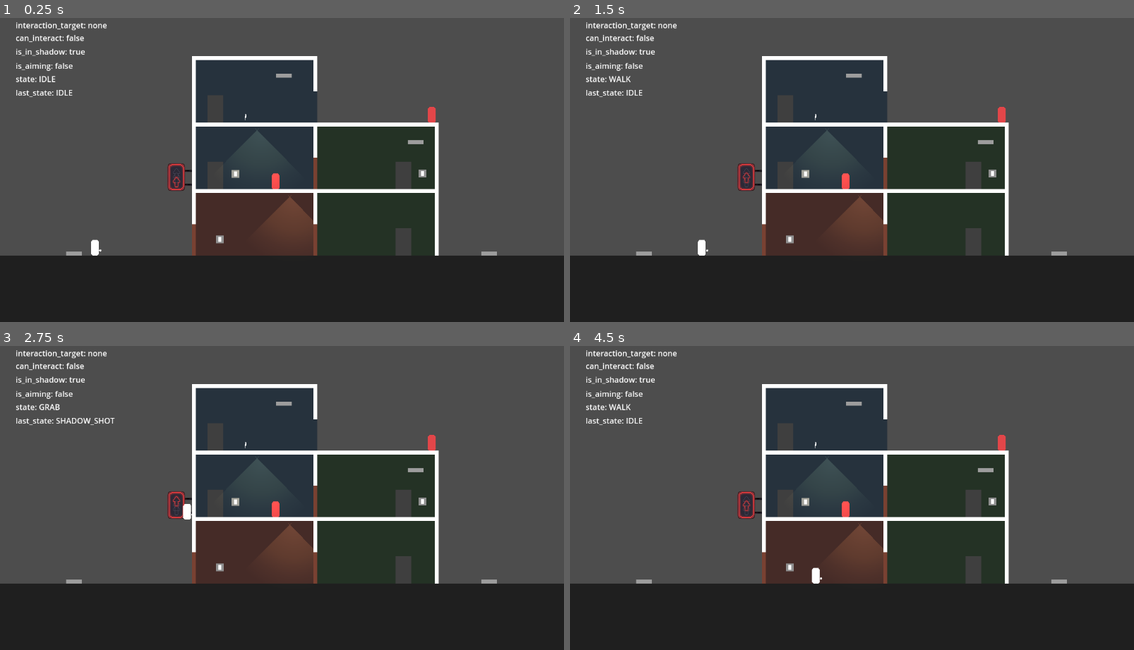
Above: before the commit, frames 1-4 (two rows, left to right).
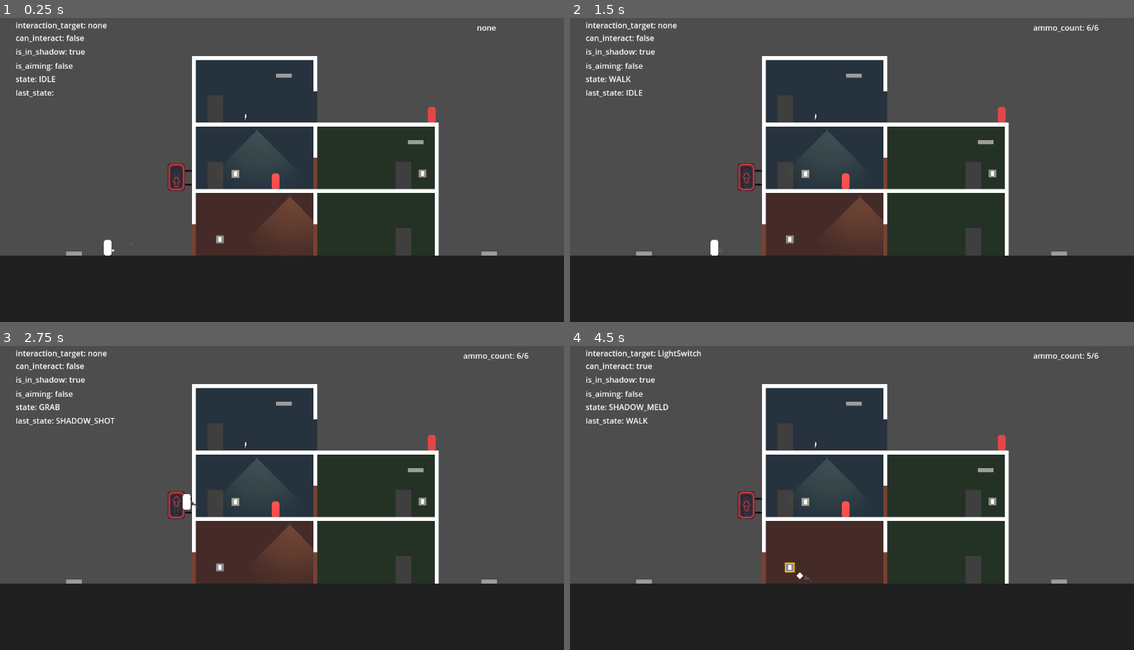
Above: after the commit, the same moments.

Repository: BernardoFPereira/projeto-integrador-2
Game: Godot game, scene res://test_level.tscn
The game is run twice, just before and just after one commit, with the same random seed, the same clock (stepped at 60 frames per second) and the same inputs. The engine's default icon, where the game draws it, is replaced by a stand-in: a white triangle on a blue panel in a dark square.
Inputs (mouse positions are in pixels of both pictures, inside the frame that each line leads up to):
- Up to frame 1 (0.25 s): no input
- Up to frame 2 (1.5 s): tap Enter (ui_accept) at 0.5, 0.77 s; move the mouse to (976, 148) at 0.52 s; hold Right mouse button (aim) 0.53-1.28 s; hold D (move_right) from 0.53 s (still down); tap E (interact) at 0.8, 1.35 s; move the mouse to (739, 179) at 1.27 s
- Up to frame 3 (2.75 s): tap Enter (ui_accept) at 1.52 s; click (169, 507) at 1.55 s; move the mouse to (338, 422) at 2.02 s; release D (move_right) at 2.03 s; press the mouse at (338, 422) at 2.03 s; hold A (move_left) from 2.03 s (still down); right-click (338, 422) at 2.3 s
- Up to frame 4 (4.5 s): tap Enter (ui_accept) at 2.75, 3.02, 3.77 s; move the mouse to (823, 555) at 2.77 s; release A (move_left) at 2.78 s; release the mouse at (823, 555) at 2.78 s; hold D (move_right) 2.78-4.28 s; tap Shift (activate_shadow_meld) at 2.85 s; tap E (interact) at 3.05, 4.35 s; move the mouse to (1021, 540) at 3.52 s; hold Right mouse button (aim) 3.53-4.28 s; click (1021, 540) at 3.8 s; move the mouse to (682, 443) at 4.27 s; hold A (move_left) from 4.28 s (still down)

The runs differ from the first frame. In frame 1, 0.2% of the frame differs, in the area x 10-88%, y 2-79%; in frame 2, 0.3%; in frame 3, 0.2%; in frame 4, 1.1%, in the area x 6-94%, y 1-79%.

Commit message:
Adicionado projeteis + impacto, contagem de balas. Faxina geral do projeto

Diff:
--- /dev/null
+++ b/Scenes/Weapons/Pistol.tscn
@@ -0,0 +1,45 @@
+[gd_scene load_steps=4 format=3 uid="uid://cmh1hpnuj0sd5"]
+
+[ext_resource type="Script" path="res://Scripts/weapon.gd" id="1_vfd6i"]
+[ext_resource type="Texture2D" uid="uid://cdu12y337278k" path="res://Sprites/suppressed.png" id="2_tdg36"]
+
+[sub_resource type="CapsuleShape2D" id="CapsuleShape2D_t08gl"]
+radius = 5.0
+height = 20.0
+
+[node name="Pistol" type="RigidBody2D"]
+collision_layer = 8
+collision_mask = 17
+freeze = true
+freeze_mode = 1
+script = ExtResource("1_vfd6i")
+weapon_type = "ranged"
+max_ammo = 6
+
+[node name="Polygon2D" type="Polygon2D" parent="."]
+visible = false
+polygon = PackedVector2Array(-1, -3, 0, -5, 15, -5, 15, -3, 5, -3, 4, -2, 2, -2, 1, 2, -2, 2, 0, -2)
+
+[node name="CollisionPolygon2D" type="CollisionPolygon2D" parent="."]
+polygon = PackedVector2Array(5, -1, 2, 4, -3, 3, -5, -5, 16, -5, 16, -2)
+
+[node name="InteractArea" type="Area2D" parent="."]
+collision_mask = 2
+
+[node name="CollisionShape2D" type="CollisionShape2D" parent="InteractArea"]
+position = Vector2(7, -2)
+rotation = 1.5708
+shape = SubResource("CapsuleShape2D_t08gl")
+
+[node name="Muzzle" type="Marker2D" parent="."]
+position = Vector2(16, -4)
+
+[node name="Sprite2D" type="Sprite2D" parent="."]
+texture_filter = 3
+position = Vector2(2, -1)
+scale = Vector2(2.37033, 2.34792)
+texture = ExtResource("2_tdg36")
+
+[connection signal="body_entered" from="." to="." method="_on_body_entered"]
+[connection signal="body_entered" from="InteractArea" to="." method="_on_interact_area_body_entered"]
+[connection signal="body_exited" from="InteractArea" to="." method="_on_interact_area_body_exited"]
--- /dev/null
+++ b/Scenes/Weapons/bullet.gd
@@ -0,0 +1,29 @@
+extends AnimatableBody2D
+
+var BULLET_SPEED := 4000
+var IMPACT := 250
+var targ_dir := Vector2.ZERO
+
+func _ready() -> void:
+	targ_dir = global_position.direction_to(get_global_mouse_position())
+
+func _physics_process(delta: float) -> void:
+	var collision = move_and_collide((BULLET_SPEED * targ_dir) * delta)
+	#var debug = preload("res://Scenes/collision_marker.tscn").instantiate()
+
+	if collision:
+		var collision_fx = preload("res://Scenes/bullet_impact.tscn").instantiate()
+
+		var spawn_pos = collision.get_position()
+		var collision_norm = collision.get_normal()
+
+		collision_fx.global_transform.origin = spawn_pos
+		collision_fx.look_at(spawn_pos + collision_norm) # TODO: work on this
+
+		get_tree().root.add_child(collision_fx)
+
+		var collider = collision.get_collider()
+		if collider.is_class("RigidBody2D"):
+			collider.apply_impulse(targ_dir * IMPACT)
+
+		self.queue_free()
--- /dev/null
+++ b/Scenes/Weapons/bullet.tscn
@@ -0,0 +1,20 @@
+[gd_scene load_steps=3 format=3 uid="uid://bhsopagw2fwq2"]
+
+[ext_resource type="Script" path="res://Scenes/Weapons/bullet.gd" id="1_464nn"]
+
+[sub_resource type="CapsuleShape2D" id="CapsuleShape2D_c07i8"]
+radius = 1.0
+height = 8.0
+
+[node name="Bullet" type="AnimatableBody2D"]
+collision_layer = 0
+collision_mask = 197
+sync_to_physics = false
+script = ExtResource("1_464nn")
+
+[node name="Polygon2D" type="Polygon2D" parent="."]
+polygon = PackedVector2Array(-4, 0, -3, -1, 3, -1, 4, 0, 3, 1, -3, 1)
+
+[node name="CollisionShape2D" type="CollisionShape2D" parent="."]
+rotation = 1.5708
+shape = SubResource("CapsuleShape2D_c07i8")
--- a/Scenes/knife.tscn
+++ b/Scenes/Weapons/knife.tscn
@@ -1,16 +1,17 @@
 [gd_scene load_steps=4 format=3 uid="uid://7j67kmjgw7gm"]
 
 [ext_resource type="Script" path="res://Scripts/weapon.gd" id="1_be8uf"]
+
+[sub_resource type="OccluderPolygon2D" id="OccluderPolygon2D_4y8c8"]
+polygon = PackedVector2Array(0, -10, 2, -7, 2, -1, 0, 0, 0, 4, -1, 3)
 
 [sub_resource type="CapsuleShape2D" id="CapsuleShape2D_qw0wf"]
 radius = 6.0
 height = 22.0
 
-[sub_resource type="OccluderPolygon2D" id="OccluderPolygon2D_4y8c8"]
-polygon = PackedVector2Array(0, -10, 2, -7, 2, -1, 0, 0, 0, 4, -1, 3)
-
 [node name="Knife" type="RigidBody2D"]
 collision_layer = 8
+collision_mask = 17
 freeze = true
 freeze_mode = 1
 script = ExtResource("1_be8uf")
@@ -22,8 +23,8 @@
 [node name="Collision" type="CollisionPolygon2D" parent="."]
 polygon = PackedVector2Array(3, -7, 3, -1, 1, 1, 0, 5, -2, 3, -1, -12)
 
-[node name="Marker2D" type="Marker2D" parent="."]
-position = Vector2(-1, 2)
+[node name="LightOccluder2D" type="LightOccluder2D" parent="."]
+occluder = SubResource("OccluderPolygon2D_4y8c8")
 
 [node name="InteractArea" type="Area2D" parent="."]
 collision_mask = 2
@@ -32,8 +33,7 @@
 position = Vector2(0, -3)
 shape = SubResource("CapsuleShape2D_qw0wf")
 
-[node name="LightOccluder2D" type="LightOccluder2D" parent="InteractArea"]
-occluder = SubResource("OccluderPolygon2D_4y8c8")
+[node name="Muzzle" type="Marker2D" parent="."]
 
 [connection signal="body_entered" from="." to="." method="_on_body_entered"]
 [connection signal="body_entered" from="InteractArea" to="." method="_on_interact_area_body_entered"]
--- /dev/null
+++ b/Scenes/bullet_impact.gd
@@ -0,0 +1,5 @@
+extends Node2D
+
+func _on_animated_sprite_2d_animation_finished() -> void:
+	self.queue_free()
+	pass # Replace with function body.
--- /dev/null
+++ b/Scenes/bullet_impact.tscn
@@ -0,0 +1,61 @@
+[gd_scene load_steps=9 format=3 uid="uid://b5fttgglqfhcl"]
+
+[ext_resource type="Script" path="res://Scenes/bullet_impact.gd" id="1_fac1c"]
+[ext_resource type="Texture2D" uid="uid://dg5lpndjxou85" path="res://Sprites/FX/impact_std.png" id="2_54oi7"]
+
+[sub_resource type="AtlasTexture" id="AtlasTexture_k2mf2"]
+atlas = ExtResource("2_54oi7")
+region = Rect2(0, 0, 16, 16)
+
+[sub_resource type="AtlasTexture" id="AtlasTexture_deoet"]
+atlas = ExtResource("2_54oi7")
+region = Rect2(16, 0, 16, 16)
+
+[sub_resource type="AtlasTexture" id="AtlasTexture_6yemx"]
+atlas = ExtResource("2_54oi7")
+region = Rect2(32, 0, 16, 16)
+
+[sub_resource type="AtlasTexture" id="AtlasTexture_wetsx"]
+atlas = ExtResource("2_54oi7")
+region = Rect2(48, 0, 16, 16)
+
+[sub_resource type="AtlasTexture" id="AtlasTexture_sdcn6"]
+atlas = ExtResource("2_54oi7")
+region = Rect2(64, 0, 16, 16)
+
+[sub_resource type="SpriteFrames" id="SpriteFrames_q51e8"]
+animations = [{
+"frames": [{
+"duration": 1.0,
+"texture": SubResource("AtlasTexture_k2mf2")
+}, {
+"duration": 1.0,
+"texture": SubResource("AtlasTexture_deoet")
+}, {
+"duration": 1.0,
+"texture": SubResource("AtlasTexture_6yemx")
+}, {
+"duration": 1.0,
+"texture": SubResource("AtlasTexture_wetsx")
+}, {
+"duration": 1.0,
+"texture": SubResource("AtlasTexture_sdcn6")
+}],
+"loop": false,
+"name": &"default",
+"speed": 12.0
+}]
+
+[node name="BulletImpact" type="Node2D"]
+script = ExtResource("1_fac1c")
+
+[node name="AnimatedSprite2D" type="AnimatedSprite2D" parent="."]
+texture_filter = 3
+position = Vector2(8, 0)
+rotation = 1.57079
+sprite_frames = SubResource("SpriteFrames_q51e8")
+autoplay = "default"
+frame = 4
+frame_progress = 1.0
+
+[connection signal="animation_finished" from="AnimatedSprite2D" to="." method="_on_animated_sprite_2d_animation_finished"]
--- a/Scenes/door.tscn
+++ b/Scenes/door.tscn
@@ -286,10 +286,12 @@
 autoplay = "closed"
 
 [node name="Collision" type="CollisionShape2D" parent="."]
+visible = false
 position = Vector2(4, -32)
 shape = SubResource("RectangleShape2D_8au0s")
 
 [node name="InteractArea" type="Area2D" parent="."]
+visible = false
 collision_mask = 2
 
 [node name="InteractCollision" type="CollisionShape2D" parent="InteractArea"]
--- a/Scenes/enemy.tscn
+++ b/Scenes/enemy.tscn
@@ -6,7 +6,7 @@
 
 [node name="Enemy" type="RigidBody2D" groups=["Enemy"]]
 collision_layer = 4
-collision_mask = 9
+collision_mask = 25
 
 [node name="Polygon2D" type="Polygon2D" parent="."]
 color = Color(0.886275, 0.278431, 0.286275, 1)
--- a/Scripts/player.gd
+++ b/Scripts/player.gd
@@ -27,6 +27,7 @@
 var just_jumped := false
 
 var carried_weapon: Weapon = null
+var secondary_weapon: Weapon = null
 
 enum States {
 	IDLE,
@@ -54,8 +55,8 @@
 		hand.look_at(get_global_mouse_position())
 
 	if PlayerManager.scanning_light:
+		var dir_to_light = global_position.distance_to(PlayerManager.light_target.global_position)
 		light_ray.enabled = true
-		var dir_to_light = global_position.distance_to(PlayerManager.light_target.global_position)
 		light_ray.target_position.x = dir_to_light
 		light_ray.look_at(PlayerManager.light_target.light_pos_marker.global_position)
 		light_ray.force_raycast_update()
@@ -168,16 +169,6 @@
 		last_state = state
 		state = new_state
 
-func throw_weapon() -> void:
-	var impulse = global_position.direction_to(get_global_mouse_position()) * throw_power
-	carried_weapon.freeze = false
-	carried_weapon.was_thrown = true
-	carried_weapon.interact_area.monitoring = true
-	carried_weapon.reparent(get_node("/root/Node"))
-	carried_weapon.apply_impulse(impulse)
-	carried_weapon.apply_torque(35000.0)
-	carried_weapon = null
-
 func _unhandled_input(event: InputEvent) -> void:
 	if event.is_action_pressed("interact") and PlayerManager.can_interact:
 		PlayerManager.interact_target.interaction()
@@ -215,8 +206,9 @@
 		if carried_weapon:
 			match carried_weapon.weapon_type:
 				"melee":
-					throw_weapon()
+					carried_weapon.throw()
 				"ranged":
+					carried_weapon.shoot()
 					pass
 				_:
 					print("no weapon!")
--- a/Scripts/test_level.gd
+++ b/Scripts/test_level.gd
@@ -8,6 +8,7 @@
 @onready var is_aiming: Label = $Debug/IsAiming
 @onready var state: Label = $Debug/State
 @onready var state_2: Label = $Debug/State2
+@onready var ammo_count: Label = $Debug/AmmoCount
 
 # Called when the node enters the scene tree for the first time.
 #func _ready() -> void:
@@ -27,4 +28,11 @@
 	is_in_shadow.text = "is_in_shadow: %s" % in_shadow
 	is_aiming.text = "is_aiming: %s" % char_is_aiming
 	state.text = "state: %s" % player.States.keys()[player.state]
-	state_2.text = "last_state: %s" % player.States.keys()[player.last_state]
+
+	if player.carried_weapon:
+		var max_ammo = str(player.carried_weapon.max_ammo)
+		var current_ammo = str(player.carried_weapon.current_ammo)
+		state_2.text = "last_state: %s" % player.States.keys()[player.last_state]
+		ammo_count.text = "ammo_count: " + current_ammo + "/" + max_ammo
+	else:
+		ammo_count.text = "none"
--- a/Scripts/weapon.gd
+++ b/Scripts/weapon.gd
@@ -2,21 +2,37 @@
 class_name Weapon
 
 @export_enum("melee", "ranged") var weapon_type: String
+@export var max_ammo: int = 0
+
 @onready var interact_area: Area2D = $InteractArea
 #@onready var interact_highlight: Polygon2D = $InteractHighlight
 
+var player: Player
+var muzzle: Marker2D
+var current_ammo: int
+
 var was_thrown := false
-var player: Player
 
 # Called when the node enters the scene tree for the first time.
 func _ready() -> void:
-	pass # Replace with function body.
+	player = get_tree().get_first_node_in_group("Player")
+	current_ammo = max_ammo
 
-# Called every frame. 'delta' is the elapsed time since the previous frame.
+	var muz = get_node("Muzzle")
+	if muz:
+		muzzle = muz
+	else:
+		muzzle = null
+
 func _process(delta: float) -> void:
 	pass
 
 func interaction() -> void:
+	if player.carried_weapon != null:
+		drop_weapon()
+
+	can_sleep = false
+
 	var hand_hold_spot = player.hand.find_child("HoldSpot")
 	reparent(player.hand)
 	player.carried_weapon = self
@@ -25,6 +41,38 @@
 	rotation = 0.0
 	interact_area.monitoring = false
 	print(weapon_type)
+
+func drop_weapon() -> void:
+	var weapon = player.carried_weapon
+	weapon.freeze = false
+	weapon.reparent(get_tree().root)
+	weapon.interact_area.monitoring = true
+	player.carried_weapon = null
+
+func throw() -> void:
+	var impulse = global_position.direction_to(get_global_mouse_position()) * player.throw_power
+	player.carried_weapon = null
+	freeze = false
+	was_thrown = true
+	interact_area.monitoring = true
+	reparent(get_tree().root)
+	apply_impulse(impulse)
+	apply_torque(35000.0)
+
+func shoot() -> void:
+	if current_ammo > 0:
+		var aim_offset = Vector2(randf_range(-1.0, 1.0), randf_range(-1.0, 1.0))
+		var projectile = preload("res://Scenes/Weapons/bullet.tscn").instantiate()
+		var dir = muzzle.global_position.direction_to(get_global_mouse_position())
+
+		# Set target direction based on mouse position and apply offset
+		var targ_pos = muzzle.global_position.direction_to(get_global_mouse_position() + aim_offset)
+		projectile.global_transform = muzzle.global_transform
+		# Point projectile towards target
+		projectile.look_at(get_global_mouse_position())
+		# Spawn projectile
+		get_tree().root.add_child(projectile)
+		current_ammo -= 1
 
 func _on_interact_area_body_entered(body: Node2D) -> void:
 	match body.get_class():
--- a/project.godot
+++ b/project.godot
@@ -22,7 +22,7 @@
 
 [display]
 
-mouse_cursor/custom_image="res://reticulo.png"
+mouse_cursor/custom_image="res://Sprites/UI/reticulo.png"
 mouse_cursor/custom_image_hotspot=Vector2(16, 16)
 
 [input]
--- a/test_level.tscn
+++ b/test_level.tscn
@@ -8,10 +8,11 @@
 [ext_resource type="PackedScene" uid="uid://boef7hhs8e8g2" path="res://Scenes/door.tscn" id="5_yie72"]
 [ext_resource type="PackedScene" uid="uid://cfcysmdx4fwtk" path="res://Scenes/light_switch.tscn" id="7_cuven"]
 [ext_resource type="PackedScene" uid="uid://cm5psujfwcom2" path="res://Scenes/stairs.tscn" id="7_gjgwm"]
-[ext_resource type="Texture2D" uid="uid://byda2r2h7eih8" path="res://neon sign seta sheet.png" id="8_ub42o"]
+[ext_resource type="Texture2D" uid="uid://byda2r2h7eih8" path="res://Sprites/Misc/neon sign seta sheet.png" id="8_ub42o"]
 [ext_resource type="PackedScene" uid="uid://dvnbwjdh3h32x" path="res://Scenes/spotlight.tscn" id="9_umeoe"]
+[ext_resource type="PackedScene" uid="uid://cmh1hpnuj0sd5" path="res://Scenes/Weapons/Pistol.tscn" id="10_73jh8"]
 [ext_resource type="PackedScene" uid="uid://cdcrgfq10mufy" path="res://Scenes/enemy.tscn" id="10_rxc7e"]
-[ext_resource type="PackedScene" uid="uid://7j67kmjgw7gm" path="res://Scenes/knife.tscn" id="11_nty2k"]
+[ext_resource type="PackedScene" uid="uid://7j67kmjgw7gm" path="res://Scenes/Weapons/knife.tscn" id="11_nty2k"]
 [ext_resource type="Script" path="res://Scripts/duct_waypoint.gd" id="12_ligbs"]
 [ext_resource type="PackedScene" uid="uid://but7tgienano3" path="res://Scenes/vent.tscn" id="12_xih1t"]
 [ext_resource type="Texture2D" uid="uid://c4enlwadgnor0" path="res://icon.svg" id="13_nu8n6"]
@@ -180,6 +181,18 @@
 offset_bottom = 190.0
 text = "last_state:"
 
+[node name="AmmoCount" type="Label" parent="Debug"]
+layout_mode = 1
+anchors_preset = 1
+anchor_left = 1.0
+anchor_right = 1.0
+offset_left = 974.0
+offset_top = 34.0
+offset_right = 1080.0
+offset_bottom = 57.0
+grow_horizontal = 0
+text = "ammo_count:"
+
 [node name="Level" type="Node" parent="."]
 
 [node name="Ground" type="StaticBody2D" parent="Level"]
@@ -261,6 +274,9 @@
 [node name="Knife" parent="Items" instance=ExtResource("11_nty2k")]
 position = Vector2(501, 231)
 
+[node name="Pistol" parent="Items" instance=ExtResource("10_73jh8")]
+position = Vector2(266, 493)
+
 [node name="Lights" type="Node" parent="."]
 
 [node name="PointLight2D" parent="Lights" instance=ExtResource("9_umeoe")]
@@ -349,5 +365,5 @@
 position = Vector2(563, 358)
 
 [node name="Player" parent="." instance=ExtResource("4_r7d6u")]
-position = Vector2(194, 489)
+position = Vector2(220, 486)
 throw_power = 700.0
Binary file added: Sprites/FX/impact_std.png
Not shown, changed: Sprites/FX/impact_std.png.import
Renamed: neon sign seta sheet.png -> Sprites/Misc/neon sign seta sheet.png
Not shown, changed: Sprites/Misc/neon sign seta sheet.png.import
Renamed: reticulo.png -> Sprites/UI/reticulo.png
Not shown, added: Sprites/UI/reticulo.png.import
Binary file added: Sprites/suppressed.png
Not shown, added: Sprites/suppressed.png.import
Not shown: 1 places in test_level.tscn that only renumber resources
